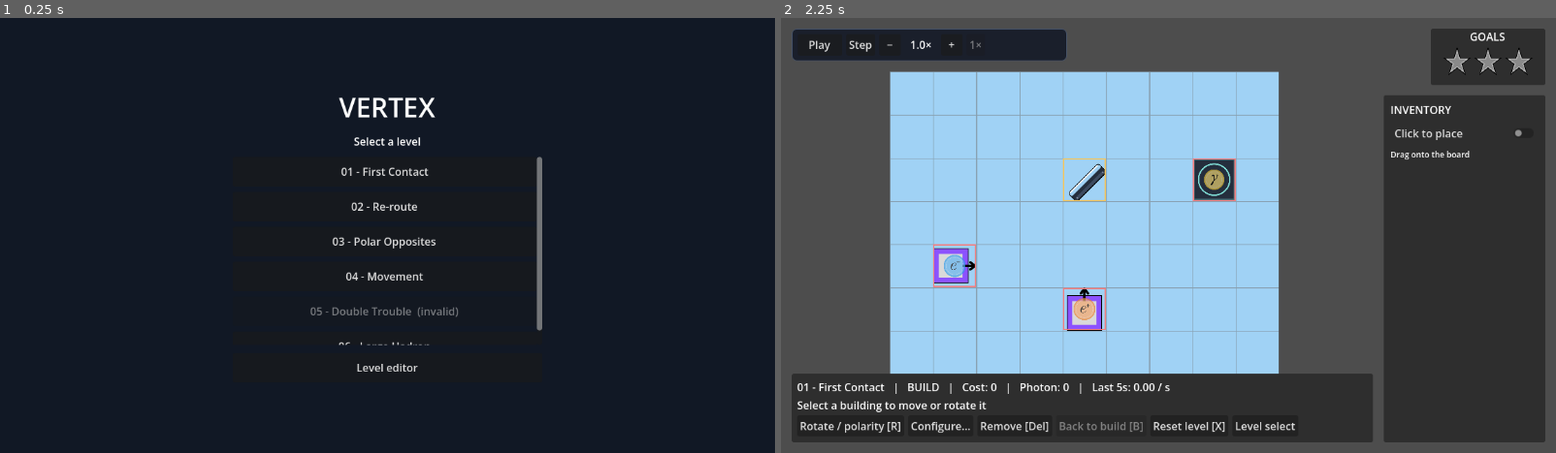
Above: before the commit, frames 1-2 (left to right).
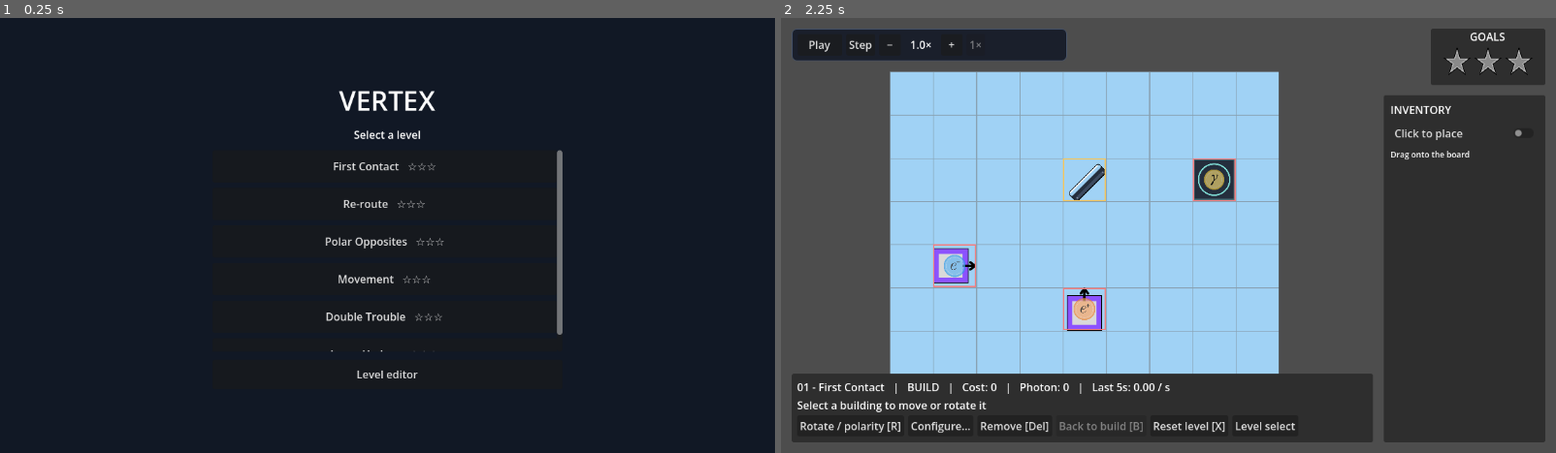
Above: after the commit, the same moments.

Repository: Breakerchap/vertex
Game: Godot game, scene res://MainScene/level_select.tscn
Two runs of this game, one before a commit and one after it. Both use one fixed random seed, a clock stepped at 60 frames per second and the inputs below.
Inputs (mouse positions are in pixels of both pictures, inside the frame that each line leads up to):
- Up to frame 1 (0.25 s): no input
- Up to frame 2 (2.25 s): click (1168, 170) at 0.5 s, where only the run before the commit has a clickable "01 - First Contact"; click "Level select" at 1.25 s; click (1168, 165) at 2 s, where only the run after the commit has a clickable "First Contact ☆☆☆"

The runs differ from the first frame. In frame 1, 2.3% of the frame differs, in the area x 40-73%, y 16-83%; in frame 2, nothing differs.

Commit message:
Add six level prompts, fix dual-output target, and show earned stars in selector

Diff:
--- a/MainScene/level_select.gd
+++ b/MainScene/level_select.gd
@@ -11,7 +11,7 @@
   center.set_anchors_and_offsets_preset(Control.PRESET_FULL_RECT)
   add_child(center)
   var box := VBoxContainer.new()
-  box.custom_minimum_size = Vector2(460, 0)
+  box.custom_minimum_size = Vector2(520, 0)
   box.add_theme_constant_override("separation", 12)
   center.add_child(box)
   var title := Label.new()
@@ -24,7 +24,7 @@
   subtitle.horizontal_alignment = HORIZONTAL_ALIGNMENT_CENTER
   box.add_child(subtitle)
   var list := ScrollContainer.new()
-  list.custom_minimum_size = Vector2(460, 280)
+  list.custom_minimum_size = Vector2(520, 300)
   box.add_child(list)
   var levels := VBoxContainer.new()
   levels.size_flags_horizontal = Control.SIZE_EXPAND_FILL
@@ -32,26 +32,24 @@
   list.add_child(levels)
   var count := 0
   DirAccess.make_dir_recursive_absolute(ProjectSettings.globalize_path("user://levels"))
-  for directory in ["res://Levels", "user://levels"]:
-    if not DirAccess.dir_exists_absolute(directory): continue
-    var files := DirAccess.get_files_at(directory)
-    files.sort()
-    for file in files:
-      if not file.to_lower().ends_with(".level"):
-        continue
-      count += 1
-      var path: String = directory + "/" + file
-      var parsed: Dictionary = PARSER.parse(FileAccess.get_file_as_string(path))
-      var button := Button.new()
-      button.custom_minimum_size.y = 44
-      button.text = file.trim_suffix(".level") + ("  (custom)" if directory == "user://levels" else "")
-      if parsed.has("error"):
-        button.text += "  (invalid)"
-        button.tooltip_text = parsed.error
-        button.disabled = true
-      else:
-        button.pressed.connect(_open_level.bind(path))
-      levels.add_child(button)
+  for path in Global.level_paths():
+    count += 1
+    var parsed: Dictionary = PARSER.parse(FileAccess.get_file_as_string(path))
+    var name: String = str(parsed.get("title", ""))
+    if name.is_empty(): name = path.get_file().trim_suffix(".level")
+    var button := Button.new()
+    button.custom_minimum_size.y = 48
+    var custom := path.begins_with("user://")
+    var stars: int = Global.best_stars(path)
+    button.text = "%s   %s%s" % [name, "★".repeat(stars) + "☆".repeat(3 - stars), "  (custom)" if custom else ""]
+    button.tooltip_text = str(parsed.get("hint", ""))
+    if parsed.has("error"):
+      button.text = path.get_file() + "  (invalid)"
+      button.tooltip_text = str(parsed.error)
+      button.disabled = true
+    else:
+      button.pressed.connect(_open_level.bind(path))
+    levels.add_child(button)
   if count == 0:
     var empty := Label.new()
     empty.text = "No .level files found in Levels/."
Not shown, changed: Levels/01 - First Contact.level
Not shown, changed: Levels/02 - Re-route.level
Not shown, changed: Levels/03 - Polar Opposites.level
Not shown, changed: Levels/04 - Movement.level
Not shown, changed: Levels/05 - Double Trouble.level
Not shown, changed: Levels/06 - Large Hadron.level
